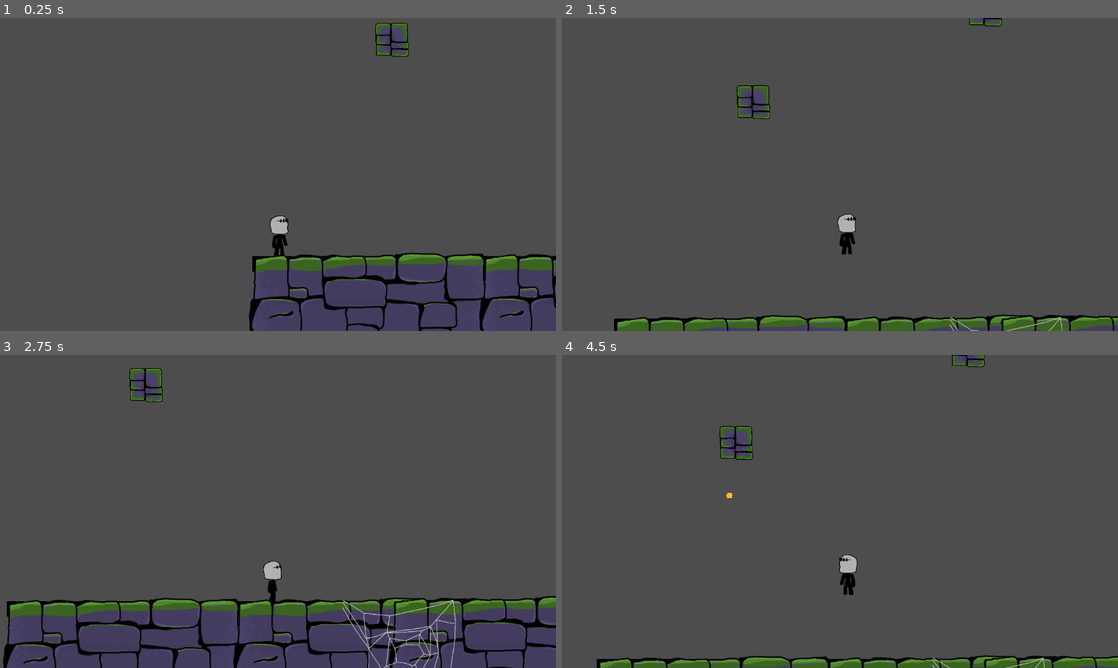
Above: before the commit, frames 1-4 (two rows, left to right).
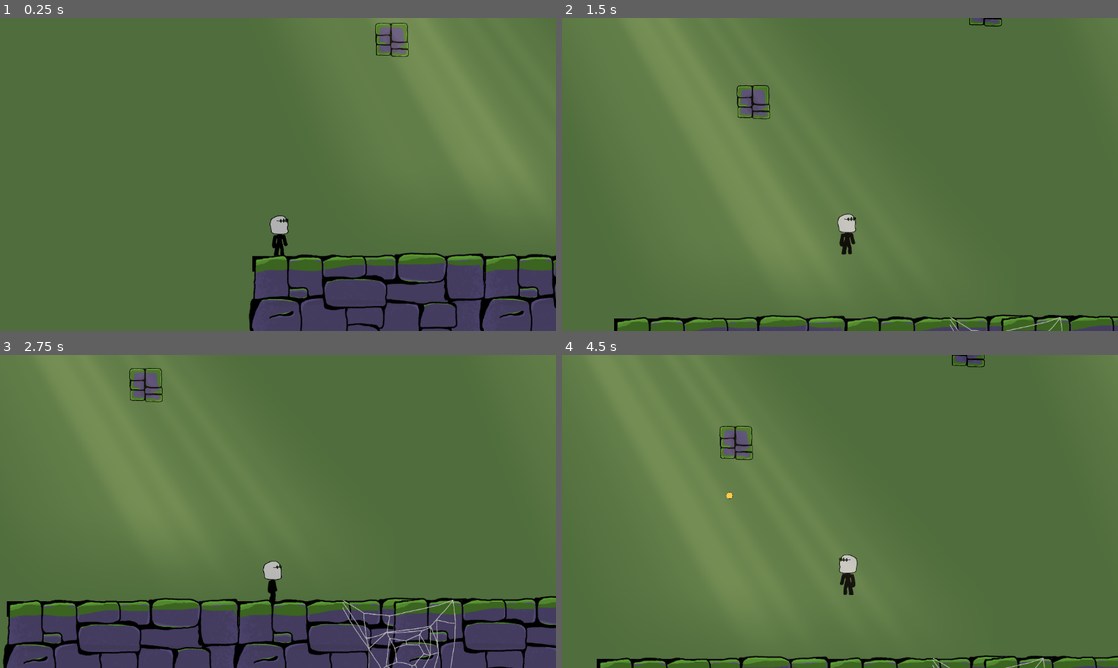
Above: after the commit, the same moments.

Repository: Manawkie/Scoundrel
Game: Godot game, scene res://scoundrel/Scenes/Levels/Chapter_1/First_Trial.tscn
Same seed, same stepped clock (60 frames per second), same inputs: the game is played once before the commit and once after it. This scene is started directly instead of the project's main scene.
Inputs (mouse positions are in pixels of both pictures, inside the frame that each line leads up to):
- Up to frame 1 (0.25 s): no input
- Up to frame 2 (1.5 s): tap Enter at 0.5 s; move the mouse to (962, 158) at 0.52 s; hold D (walk_right) 0.53-1.25 s; tap E (dash) at 0.6 s; click (962, 158) at 0.67 s; tap W (jump) at 0.77 s; drag from (728, 190) to (812, 237) at 1.27 s
- Up to frame 3 (2.75 s): move the mouse to (333, 442) at 2.02 s; press the mouse at (333, 442) at 2.03 s; hold D (walk_right) from 2.03 s (still down)
- Up to frame 4 (4.5 s): release D (walk_right) at 2.75 s; release the mouse at (895, 442) at 2.75 s; drag from (812, 574) to (673, 464) at 2.77 s; move the mouse to (1006, 558) at 3.52 s; hold A (walk_left) 3.53-4.25 s; tap 1 (select_gun) at 3.6 s; tap W (jump) at 3.77 s; drag from (673, 464) to (756, 433) at 4.27 s

The runs differ from the first frame. In frame 1, 86% of the frame differs, in the area x 0-100%, y 0-100%; in frame 2, 95%; in frame 3, 78%; in frame 4, 96%.

Commit message:
first map changes

Diff:
--- a/scoundrel/Scenes/Levels/Chapter_1/First_Trial.tscn
+++ b/scoundrel/Scenes/Levels/Chapter_1/First_Trial.tscn
@@ -1,11 +1,14 @@
-[gd_scene load_steps=9 format=4 uid="uid://b7ajoknc77dxu"]
+[gd_scene load_steps=14 format=4 uid="uid://b7ajoknc77dxu"]
 
 [ext_resource type="Texture2D" uid="uid://bmwowdigdfpla" path="res://scoundrel/Assets/Maps/components/black_box.png" id="1_riuoo"]
 [ext_resource type="PackedScene" uid="uid://b3rufiiddxjst" path="res://scoundrel/Scenes/Player/Player.tscn" id="2_ffmx3"]
 [ext_resource type="Texture2D" uid="uid://brd0ir8furmb6" path="res://scoundrel/Assets/Maps/components/vines.png" id="3_d0up7"]
 [ext_resource type="Texture2D" uid="uid://cnnq57ry7s0kl" path="res://scoundrel/Assets/Maps/components/stone_block.png" id="3_w7wls"]
+[ext_resource type="Texture2D" uid="uid://brjt2wc8ml2lq" path="res://scoundrel/Assets/Maps/components/white_box.png" id="4_67fht"]
 [ext_resource type="Texture2D" uid="uid://b33qoo4u3as2" path="res://scoundrel/Assets/Maps/components/floor platform default.png" id="5_ht6yl"]
+[ext_resource type="Shader" uid="uid://c2rytlparyotl" path="res://scoundrel/Assets/Shaders/blur.gdshader" id="5_xgeky"]
 [ext_resource type="Texture2D" uid="uid://3pkjmfsec35q" path="res://scoundrel/Assets/Maps/components/web.png" id="6_67fht"]
+[ext_resource type="Shader" uid="uid://dhukxf4exyqe4" path="res://scoundrel/Assets/Shaders/god_rays.gdshader" id="9_xgeky"]
 
 [sub_resource type="TileSetAtlasSource" id="TileSetAtlasSource_ffmx3"]
 texture = ExtResource("1_riuoo")
@@ -417,10 +420,31 @@
 physics_layer_0/collision_layer = 1
 sources/0 = SubResource("TileSetAtlasSource_ffmx3")
 
+[sub_resource type="ShaderMaterial" id="ShaderMaterial_dugcl"]
+shader = ExtResource("5_xgeky")
+shader_parameter/blur_amount = 0.906000138035
+shader_parameter/mix_amount = 0.0
+shader_parameter/color_over = Color(0, 0, 0, 1)
+
+[sub_resource type="ShaderMaterial" id="ShaderMaterial_orslj"]
+shader = ExtResource("9_xgeky")
+shader_parameter/angle = -0.3
+shader_parameter/position = -0.2
+shader_parameter/spread = 0.39600001881
+shader_parameter/cutoff = 0.1
+shader_parameter/falloff = 0.2
+shader_parameter/edge_fade = 0.850000040375
+shader_parameter/speed = 1.0
+shader_parameter/ray1_density = 8.0
+shader_parameter/ray2_density = 30.0
+shader_parameter/ray2_intensity = 0.3
+shader_parameter/color = Vector4(1, 0.9, 0.65, 0.8)
+shader_parameter/hdr = false
+shader_parameter/seed = 5.0
+
 [node name="FirstTrial" type="Node2D"]
 
 [node name="Player" parent="." instance=ExtResource("2_ffmx3")]
-z_index = 1
 position = Vector2(43, 32)
 
 [node name="TileMapLayer" type="TileMapLayer" parent="."]
@@ -428,6 +452,7 @@
 tile_set = SubResource("TileSet_w7wls")
 
 [node name="-3" type="CanvasLayer" parent="."]
+layer = -3
 follow_viewport_enabled = true
 follow_viewport_scale = 0.7
 
@@ -600,6 +625,7 @@
 texture = ExtResource("3_d0up7")
 
 [node name="-2" type="CanvasLayer" parent="."]
+layer = -2
 follow_viewport_enabled = true
 follow_viewport_scale = 0.8
 
@@ -772,9 +798,22 @@
 texture = ExtResource("3_d0up7")
 
 [node name="-1" type="CanvasLayer" parent="."]
+layer = -1
 follow_viewport_enabled = true
 follow_viewport_scale = 0.9
 
+[node name="WhiteBox" type="Sprite2D" parent="-1"]
+modulate = Color(0.3254902, 0.53333336, 0.1882353, 0.5529412)
+position = Vector2(14240.666, -1580.6465)
+scale = Vector2(14.10375, 4.1143446)
+texture = ExtResource("4_67fht")
+
+[node name="blur" type="Sprite2D" parent="-1"]
+material = SubResource("ShaderMaterial_dugcl")
+position = Vector2(14868.891, -1964.4446)
+scale = Vector2(14.475718, 4.5669136)
+texture = ExtResource("4_67fht")
+
 [node name="Vines2" type="Sprite2D" parent="-1"]
 z_index = -1
 position = Vector2(23060.002, 36.66665)
@@ -944,6 +983,7 @@
 texture = ExtResource("3_d0up7")
 
 [node name="0" type="CanvasLayer" parent="."]
+layer = 0
 follow_viewport_enabled = true
 
 [node name="StoneBlock" type="Sprite2D" parent="0"]
@@ -958,7 +998,7 @@
 texture = ExtResource("3_d0up7")
 
 [node name="Vines2" type="Sprite2D" parent="0/StoneBlock/Vines7"]
-position = Vector2(455.68176, -199.71388)
+position = Vector2(531.77496, -280.30627)
 rotation = -1.5150398
 scale = Vector2(1.5, 1.5)
 texture = ExtResource("3_d0up7")
@@ -976,19 +1016,19 @@
 texture = ExtResource("3_d0up7")
 
 [node name="Vines4" type="Sprite2D" parent="0/StoneBlock/Vines7"]
-position = Vector2(1046.7982, -1.9370093)
+position = Vector2(790.60535, -23.476625)
 rotation = 3.8136551
 scale = Vector2(1.5, 1.5)
 texture = ExtResource("3_d0up7")
 
 [node name="Vines5" type="Sprite2D" parent="0/StoneBlock/Vines7"]
-position = Vector2(1397.9076, -227.4917)
+position = Vector2(1366.6023, -367.36813)
 rotation = -1.557404
 scale = Vector2(1.5, 1.5)
 texture = ExtResource("3_d0up7")
 
 [node name="Vines6" type="Sprite2D" parent="0/StoneBlock/Vines7"]
-position = Vector2(1916.8076, -267.4917)
+position = Vector2(1875.3606, -363.29865)
 rotation = -1.4938774
 scale = Vector2(1.5, 1.5)
 texture = ExtResource("3_d0up7")
@@ -1000,13 +1040,13 @@
 texture = ExtResource("3_d0up7")
 
 [node name="Vines8" type="Sprite2D" parent="0/StoneBlock/Vines7"]
-position = Vector2(2160.3923, -254.14865)
+position = Vector2(2315.2678, -336.19592)
 rotation = -1.5150398
 scale = Vector2(1.5, 1.5)
 texture = ExtResource("3_d0up7")
 
 [node name="Vines9" type="Sprite2D" parent="0/StoneBlock/Vines7"]
-position = Vector2(1888.1738, -67.48361)
+position = Vector2(1903.2844, -67.33208)
 rotation = 0.4259959
 scale = Vector2(1.5, 1.5)
 texture = ExtResource("3_d0up7")
@@ -1018,14 +1058,14 @@
 texture = ExtResource("3_d0up7")
 
 [node name="Vines11" type="Sprite2D" parent="0/StoneBlock/Vines7"]
-position = Vector2(2751.5095, -56.371475)
-rotation = 3.8136551
+position = Vector2(6024.43, -150.35123)
+rotation = 3.6123822
 scale = Vector2(1.5, 1.5)
 texture = ExtResource("3_d0up7")
 
 [node name="Vines12" type="Sprite2D" parent="0/StoneBlock/Vines7"]
-position = Vector2(3102.6208, -281.92645)
-rotation = -1.557404
+position = Vector2(3068.569, -345.7241)
+rotation = -1.414373
 scale = Vector2(1.5, 1.5)
 texture = ExtResource("3_d0up7")
 
@@ -1042,7 +1082,7 @@
 texture = ExtResource("3_d0up7")
 
 [node name="Vines15" type="Sprite2D" parent="0/StoneBlock/Vines7"]
-position = Vector2(3569.176, -318.4616)
+position = Vector2(5017.947, -362.48062)
 rotation = -1.5150398
 scale = Vector2(1.5, 1.5)
 texture = ExtResource("3_d0up7")
@@ -1060,37 +1100,37 @@
 texture = ExtResource("3_d0up7")
 
 [node name="Vines18" type="Sprite2D" parent="0/StoneBlock/Vines7"]
-position = Vector2(4160.2925, -120.68457)
+position = Vector2(3914.2822, -157.55783)
 rotation = 3.8136551
 scale = Vector2(1.5, 1.5)
 texture = ExtResource("3_d0up7")
 
 [node name="Vines19" type="Sprite2D" parent="0/StoneBlock/Vines7"]
-position = Vector2(4511.404, -346.23962)
+position = Vector2(4496.873, -342.6725)
 rotation = -1.557404
 scale = Vector2(1.5, 1.5)
 texture = ExtResource("3_d0up7")
 
 [node name="Vines20" type="Sprite2D" parent="0/StoneBlock/Vines7"]
-position = Vector2(5030.295, -386.23953)
+position = Vector2(5713.374, -378.7048)
 rotation = -1.4938774
 scale = Vector2(1.5, 1.5)
 texture = ExtResource("3_d0up7")
 
 [node name="Vines21" type="Sprite2D" parent="0/StoneBlock/Vines7"]
-position = Vector2(5339.183, -124.01721)
+position = Vector2(5418.8765, -163.60905)
 rotation = 0.026709557
 scale = Vector2(1.5, 1.5)
 texture = ExtResource("3_d0up7")
 
 [node name="Vines22" type="Sprite2D" parent="0/StoneBlock/Vines7"]
-position = Vector2(-1183.0469, -98.0694)
-rotation = -1.5417494
+position = Vector2(-1188.7793, -248.4707)
+rotation = -1.589198
 scale = Vector2(1.5, 1.5)
 texture = ExtResource("3_d0up7")
 
 [node name="Vines23" type="Sprite2D" parent="0/StoneBlock/Vines7"]
-position = Vector2(-1361.1348, 31.176208)
+position = Vector2(-1594.9543, 61.44958)
 rotation = 0.39928633
 scale = Vector2(1.5, 1.5)
 texture = ExtResource("3_d0up7")
@@ -1108,13 +1148,13 @@
 texture = ExtResource("3_d0up7")
 
 [node name="Vines26" type="Sprite2D" parent="0/StoneBlock/Vines7"]
-position = Vector2(-555.6113, -133.357)
+position = Vector2(-654.3718, -298.06937)
 rotation = -1.5841136
 scale = Vector2(1.5, 1.5)
 texture = ExtResource("3_d0up7")
 
 [node name="Vines27" type="Sprite2D" parent="0/StoneBlock/Vines7"]
-position = Vector2(-210.52344, -169.25293)
+position = Vector2(-272.591, -287.07523)
 rotation = -1.520587
 scale = Vector2(1.5, 1.5)
 texture = ExtResource("3_d0up7")
@@ -1169,6 +1209,14 @@
 scale = Vector2(0.5664065, 0.5664065)
 texture = ExtResource("3_w7wls")
 
+[node name="FloorPlatformDefault8" type="Sprite2D" parent="0"]
+position = Vector2(20000, 277)
+texture = ExtResource("5_ht6yl")
+
+[node name="Web2" type="Sprite2D" parent="0"]
+position = Vector2(20210, 369)
+texture = ExtResource("6_67fht")
+
 [node name="FloorPlatformDefault" type="Sprite2D" parent="0"]
 position = Vector2(420, 289)
 texture = ExtResource("5_ht6yl")
@@ -1348,9 +1396,46 @@
 follow_viewport_scale = 1.1
 
 [node name="2" type="CanvasLayer" parent="."]
+layer = 2
 follow_viewport_enabled = true
 follow_viewport_scale = 1.2
 
 [node name="3" type="CanvasLayer" parent="."]
+layer = 3
 follow_viewport_enabled = true
 follow_viewport_scale = 1.3
+
+[node name="Godrays2" type="ColorRect" parent="3"]
+material = SubResource("ShaderMaterial_orslj")
+offset_left = -314.61542
+offset_top = -1738.4615
+offset_right = 1510.3845
+offset_bottom = 86.53845
+
+[node name="Godrays3" type="ColorRect" parent="3"]
+material = SubResource("ShaderMaterial_orslj")
+offset_left = 1433.8462
+offset_top = -1640.0
+offset_right = 3258.8462
+offset_bottom = 185.0
+
+[node name="Godrays4" type="ColorRect" parent="3"]
+material = SubResource("ShaderMaterial_orslj")
+offset_left = 3623.8464
+offset_top = -1593.077
+offset_right = 5448.8467
+offset_bottom = 231.92297
+
+[node name="Godrays5" type="ColorRect" parent="3"]
+material = SubResource("ShaderMaterial_orslj")
+offset_left = 5884.6157
+offset_top = -1645.3846
+offset_right = 7709.6157
+offset_bottom = 179.61536
+
+[node name="Godrays6" type="ColorRect" parent="3"]
+material = SubResource("ShaderMaterial_orslj")
+offset_left = 8044.6157
+offset_top = -1602.3077
+offset_right = 9869.615
+offset_bottom = 222.69226
